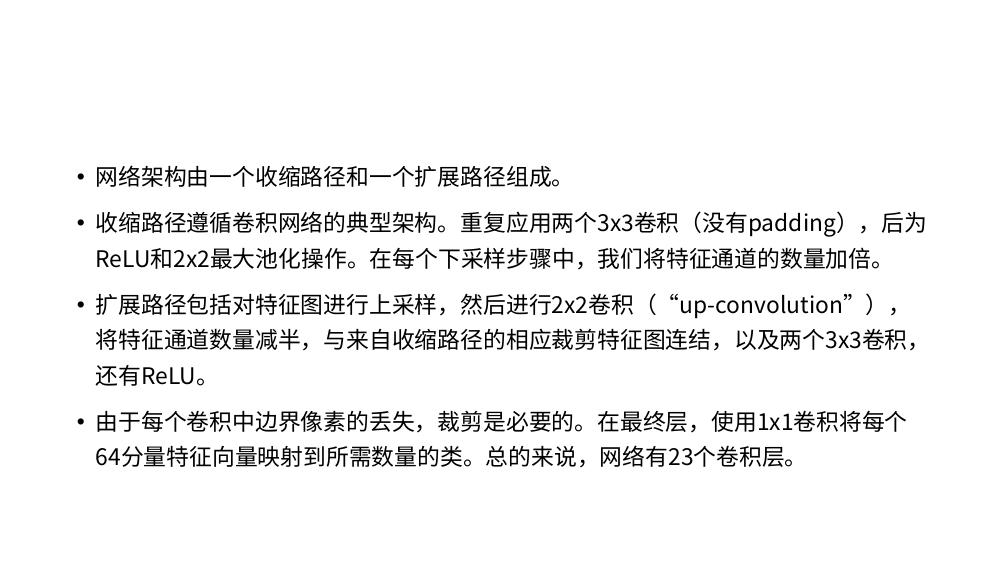
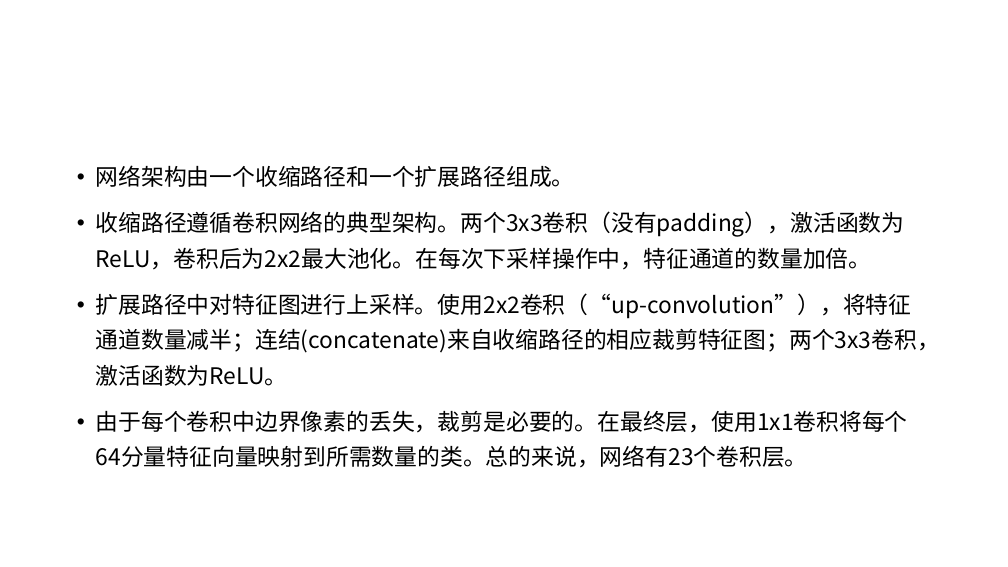
Before and after one commit to XianzhengWU/deeplearning_papernotes, a slide deck: slide 5 of w-第三次组会_2018.10.22.pptx. Drawn at 1008x567 pixels with LibreOffice and Linux fonts; fonts in the diff are those of the drawing. Boxes give left, top, right and bottom in pixels: in the first picture for what was removed or moved away, otherwise in the second. Text is boxed around its words. In the diff, an @@ line names an element or a change of style, - is before the commit and + after.

```diff
--- a/w-第三次组会_2018.10.22.pptx
+++ b/w-第三次组会_2018.10.22.pptx
@@ text at (96, 211, 940, 386): text changed @@
-• 收缩路径遵循卷积网络的典型架构。重复应用两个3x3卷积（没有padding），后为ReLU和2x2最大池化操作。在每个下采样步骤中，我们将特征通道的数量加倍。
-• 扩展路径包括对特征图进行上采样，然后进行2x2卷积（“up-convolution”），将特征通道数量减半，与来自收缩路径的相应裁剪特征图连结，以及两个3x3卷积，还有ReLU。
+• 收缩路径遵循卷积网络的典型架构。两个3x3卷积（没有padding），激活函数为ReLU，卷积后为2x2最大池化。在每次下采样操作中，特征通道的数量加倍。
+• 扩展路径中对特征图进行上采样。使用2x2卷积（“up-convolution”），将特征通道数量减半；连结(concatenate)来自收缩路径的相应裁剪特征图；两个3x3卷积，激活函数为ReLU。
```
Also in this commit, not shown: 1 other file.
